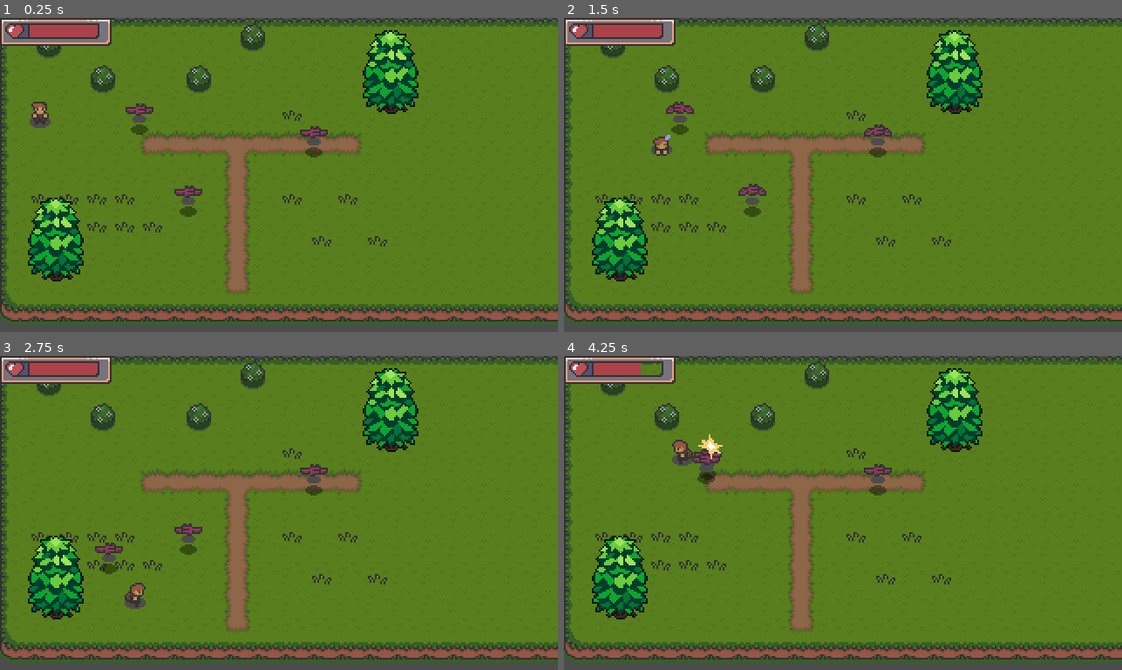
Above: before the commit, frames 1-4 (two rows, left to right).
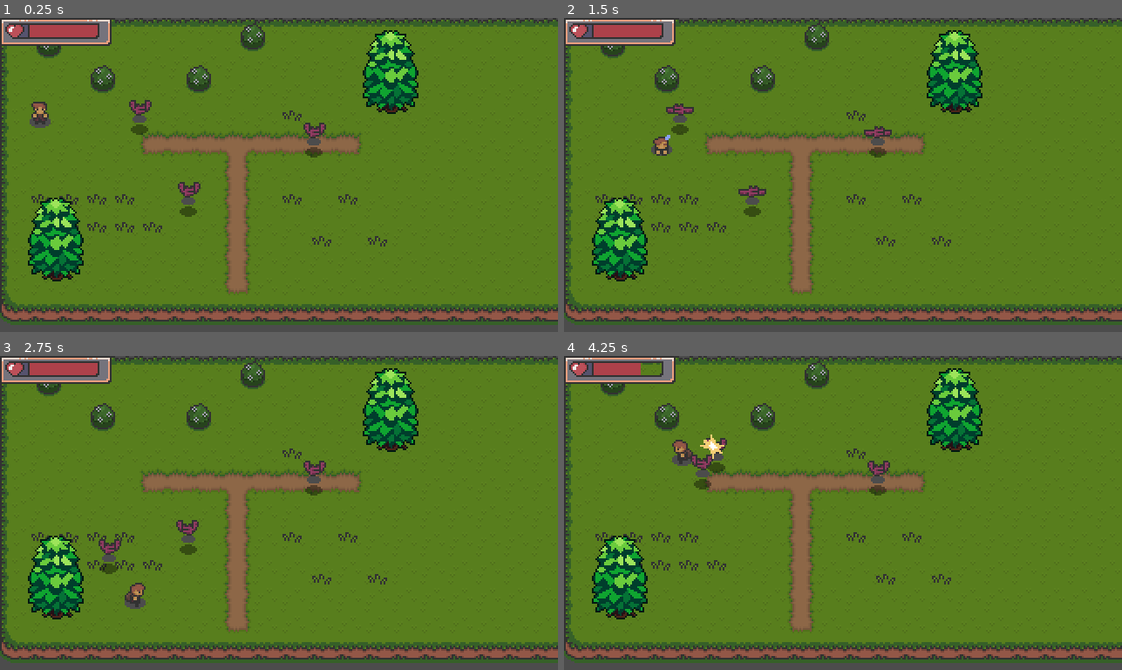
Above: after the commit, the same moments.

Repository: luisv1308/Godot-Action-RPG
Game: Godot game, scene res://scenes/World.tscn
Same seed, same stepped clock (60 frames per second), same inputs: the game is played once before the commit and once after it.
Inputs:
- Up to frame 1 (0.25 s): no input
- Up to frame 2 (1.5 s): hold Right (ui_right) 0.53-1.28 s; tap J (attack) at 0.6 s; hold Down (ui_down) from 1.28 s (still down); tap K (roll) at 1.35 s
- Up to frame 3 (2.75 s): release Down (ui_down) at 2.03 s; hold Right (ui_right) from 2.03 s (still down); tap J (attack) at 2.1 s
- Up to frame 4 (4.25 s): release Right (ui_right) at 2.78 s; hold Up (ui_up) 2.78-3.53 s; tap K (roll) at 2.85 s; hold Left (ui_left) from 3.53 s (still down); tap J (attack) at 3.6 s

The runs differ from the first frame. In frame 1, 0.3% of the frame differs, in the area x 22-59%, y 26-57%; in frame 2, 0.3%; in frame 3, 0.3%; in frame 4, 0.7%, in the area x 22-59%, y 25-43%.

Commit message:
video19 done

Diff:
--- a/Enemies/Bat.gd
+++ b/Enemies/Bat.gd
@@ -21,6 +21,7 @@
 onready var playerDetectionZone = $PlayerDetectionZone
 onready var sprite = $AnimatedSprite
 onready var hurtbox = $Hurtbox
+onready var softCollisions = $SoftCollision
 
 func _physics_process(delta):
 	knockback = knockback.move_toward(Vector2.ZERO, FRICTION * delta)
@@ -40,6 +41,8 @@
 			else:
 				state = IDLE
 			sprite.flip_h = velocity.x < 0
+	if softCollisions.is_colliding():
+		velocity += softCollisions.get_push_vector() * delta * 400
 	velocity = move_and_slide(velocity )
 
 func seek_player():
--- a/Enemies/Bat.tscn
+++ b/Enemies/Bat.tscn
@@ -7,6 +7,7 @@
 [ext_resource path="res://Stats.tscn" type="PackedScene" id=5]
 [ext_resource path="res://scenes/PlayerDetectionZone.tscn" type="PackedScene" id=6]
 [ext_resource path="res://Hitboxes and Hurtboxes/Hitbox.tscn" type="PackedScene" id=7]
+[ext_resource path="res://Hitboxes and Hurtboxes/SoftCollision.tscn" type="PackedScene" id=8]
 
 [sub_resource type="AtlasTexture" id=1]
 atlas = ExtResource( 2 )
@@ -49,6 +50,9 @@
 [sub_resource type="CircleShape2D" id=10]
 radius = 4.46725
 
+[sub_resource type="CircleShape2D" id=11]
+radius = 6.08301
+
 [node name="Bat" type="KinematicBody2D"]
 collision_layer = 16
 script = ExtResource( 3 )
@@ -56,6 +60,7 @@
 [node name="AnimatedSprite" type="AnimatedSprite" parent="."]
 frames = SubResource( 6 )
 animation = "Fly"
+frame = 2
 playing = true
 offset = Vector2( 0, -12 )
 
@@ -63,9 +68,11 @@
 texture = ExtResource( 1 )
 
 [node name="CollisionShape2D" type="CollisionShape2D" parent="."]
+visible = false
 shape = SubResource( 7 )
 
 [node name="Hurtbox" parent="." instance=ExtResource( 4 )]
+visible = false
 collision_layer = 8
 
 [node name="CollisionShape2D2" type="CollisionShape2D" parent="Hurtbox"]
@@ -76,12 +83,14 @@
 max_healt = 3
 
 [node name="PlayerDetectionZone" parent="." instance=ExtResource( 6 )]
+visible = false
 
 [node name="CollisionShape2D" parent="PlayerDetectionZone" index="0"]
 modulate = Color( 1, 1, 1, 0.278431 )
 shape = SubResource( 9 )
 
 [node name="Hitbox" parent="." instance=ExtResource( 7 )]
+visible = false
 collision_mask = 4
 
 [node name="CollisionShape2D" parent="Hitbox" index="0"]
@@ -89,8 +98,14 @@
 shape = SubResource( 10 )
 disabled = false
 
+[node name="SoftCollision" parent="." instance=ExtResource( 8 )]
+
+[node name="CollisionShape2D" parent="SoftCollision" index="0"]
+shape = SubResource( 11 )
+
 [connection signal="area_entered" from="Hurtbox" to="." method="_on_Hurtbox_area_entered"]
 [connection signal="no_health" from="Stats" to="." method="_on_Stats_no_health"]
 
 [editable path="PlayerDetectionZone"]
 [editable path="Hitbox"]
+[editable path="SoftCollision"]
--- /dev/null
+++ b/Hitboxes and Hurtboxes/SoftCollision.gd
@@ -0,0 +1,14 @@
+extends Area2D
+
+func is_colliding():
+	var areas = get_overlapping_areas()
+	return areas.size() > 0
+
+func get_push_vector():
+	var areas = get_overlapping_areas()
+	var push_vector = Vector2.ZERO
+	if is_colliding():
+		var area = areas[0]
+		push_vector = area.global_position.direction_to(global_position)
+		push_vector = push_vector.normalized()
+	return push_vector
--- /dev/null
+++ b/Hitboxes and Hurtboxes/SoftCollision.tscn
@@ -0,0 +1,10 @@
+[gd_scene load_steps=2 format=2]
+
+[ext_resource path="res://Hitboxes and Hurtboxes/SoftCollision.gd" type="Script" id=1]
+
+[node name="SoftCollision" type="Area2D"]
+collision_layer = 32
+collision_mask = 32
+script = ExtResource( 1 )
+
+[node name="CollisionShape2D" type="CollisionShape2D" parent="."]
--- a/project.godot
+++ b/project.godot
@@ -100,6 +100,7 @@
 2d_physics/layer_3="PlayerHurtbox"
 2d_physics/layer_4="EnemyHurtbox"
 2d_physics/layer_5="Enemy"
+2d_physics/layer_6="SoftCollisions"
 
 [physics]
 
--- a/scenes/World.tscn
+++ b/scenes/World.tscn
@@ -699,7 +699,7 @@
 position = Vector2( 80, 64 )
 
 [node name="AnimatedSprite" parent="YSort/Bat" index="0"]
-frame = 0
+frame = 3
 
 [node name="Stats" parent="YSort/Bat" index="4"]
 max_healt = 4
@@ -708,13 +708,13 @@
 position = Vector2( 108, 111 )
 
 [node name="AnimatedSprite" parent="YSort/Bat2" index="0"]
-frame = 0
+frame = 3
 
 [node name="Bat3" parent="YSort" instance=ExtResource( 5 )]
 position = Vector2( 180, 77 )
 
 [node name="AnimatedSprite" parent="YSort/Bat3" index="0"]
-frame = 0
+frame = 3
 
 [node name="Stats" parent="YSort/Bat3" index="4"]
 max_healt = 7
Not shown: 1 places in Enemies/Bat.tscn that only renumber resources
